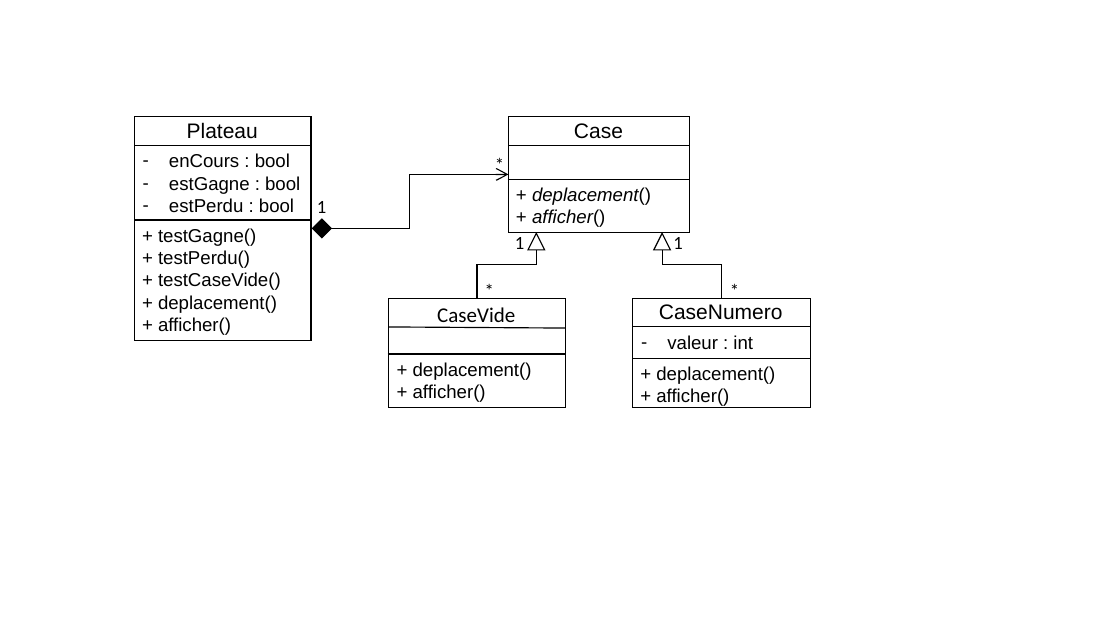
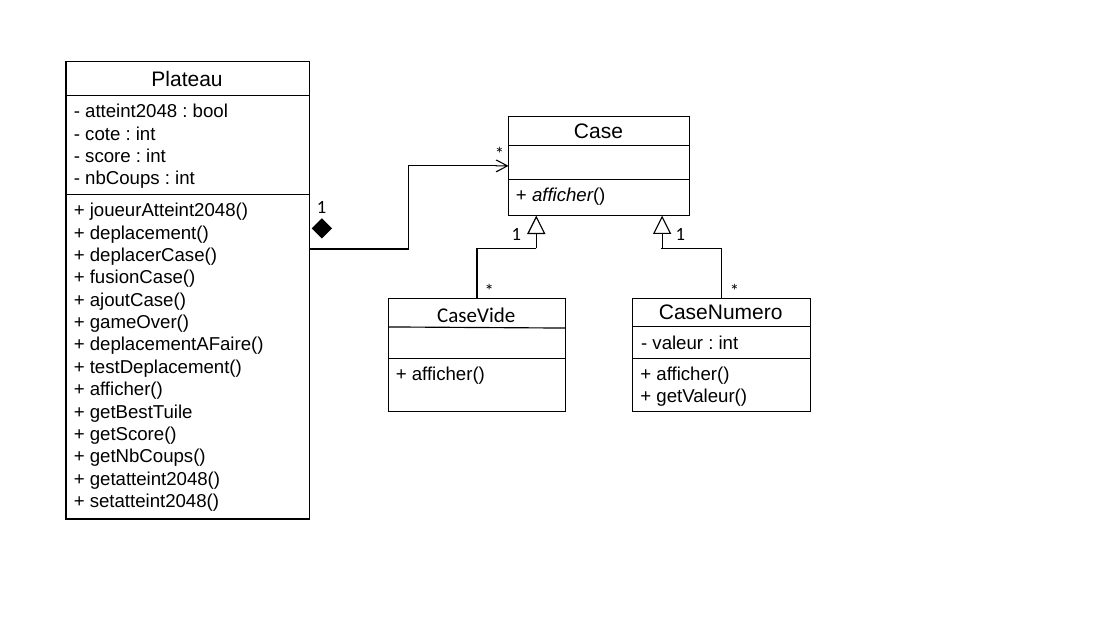
Before and after one commit to Arthurmgnr/2048, a slide deck: slide 1 of Documents/Diagrammes/Diagrammes_classes.pptx. Drawn at 1120x630 pixels with LibreOffice and Linux fonts; fonts in the diff are those of the drawing. Boxes give left, top, right and bottom in pixels: in the first picture for what was removed or moved away, otherwise in the second. Text is boxed around its words. In the diff, an @@ line names an element or a change of style, - is before the commit and + after.

Commit message:
Modification du diagramme de classes

```diff
--- a/Documents/Diagrammes/Diagrammes_classes.pptx
+++ b/Documents/Diagrammes/Diagrammes_classes.pptx
@@ rectangle: place and size @@
-rectangle at [134,117,311,340]
+rectangle at [66,61,309,519]
@@ text "Plateau": place and size @@
-text "Plateau" at [187,122,258,139]
+text "Plateau" at [151,70,222,87]
@@ line moved from (134, 145) - (311, 145) to (66, 95) - (309, 95) @@
@@ text at [85,103,228,188]: text changed @@
-– enCours : bool
-– estGagne : bool
-– estPerdu : bool
+- atteint2048 : bool
+- cote : int
+- score : int
+- nbCoups : int
@@ rectangle: place and size @@
-rectangle at [508,117,689,233]
+rectangle at [508,117,689,216]
@@ text "*": place and size @@
-text "*" at [486,149,513,180]
+text "*" at [486,138,513,169]
@@ elbow arrow moved from (311, 229) - (508, 175) to (309, 250) - (508, 166) @@
@@ line moved from (134, 220) - (311, 220) to (66, 194) - (309, 194) @@
@@ text "+ joueurAtteint2048()": place and size @@
-text "+ joueurAtteint2048()" at [158,228,281,335]
+text "+ joueurAtteint2048()" at [90,202,264,511]
@@ text at [90,202,248,220]: text changed @@
-+ testGagne()
-+ testPerdu()
-+ testCaseVide()
++ joueurAtteint2048()
@@ text at [532,187,651,205]: paragraph removed @@
-+ deplacement()
@@ text "1": place and size @@
-text "1" at [515,237,524,249]
+text "1" at [512,228,521,240]
@@ 4 lines, 2 triangles: place and size @@
-4 lines, 2 triangles at [476,234,723,265]
+4 lines, 2 triangles at [476,217,722,249]
@@ text "1": place and size @@
-text "1" at [673,237,682,249]
+text "1" at [676,228,685,240]
@@ text at [90,247,264,377]: paragraphs added @@
++ deplacerCase()
++ fusionCase()
++ ajoutCase()
++ gameOver()
++ deplacementAFaire()
++ testDeplacement()
@@ line moved from (477, 298) - (477, 265) to (477, 298) - (477, 249) @@
@@ line moved from (722, 298) - (722, 265) to (722, 298) - (722, 249) @@
@@ rectangle: place and size @@
-rectangle at [388,298,565,408]
+rectangle at [388,298,565,412]
@@ rectangle: place and size @@
-rectangle at [633,298,810,408]
+rectangle at [633,298,810,412]
@@ line moved from (387, 354) - (565, 354) to (387, 358) - (565, 358) @@
@@ text at [652,335,739,349]: text changed @@
-– valeur : int
+- valeur : int
@@ text at [413,362,532,380]: paragraph removed @@
-+ deplacement()
@@ text at [656,366,775,384]: paragraph removed @@
-+ deplacement()
@@ text at [656,388,747,406]: paragraph added @@
++ getValeur()
@@ text at [90,404,220,511]: paragraphs added @@
++ getBestTuile
++ getScore()
++ getNbCoups()
++ getatteint2048()
++ setatteint2048()
```
